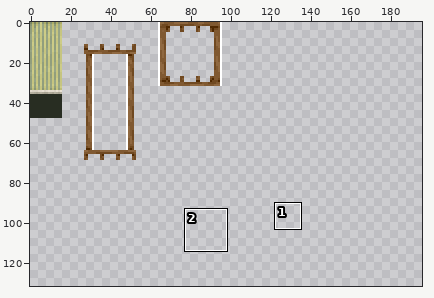
A sprite sheet gets an edit: tiles.png. Above, an overview of the earlier version with the close-up marked.
Close-up. First the earlier version:
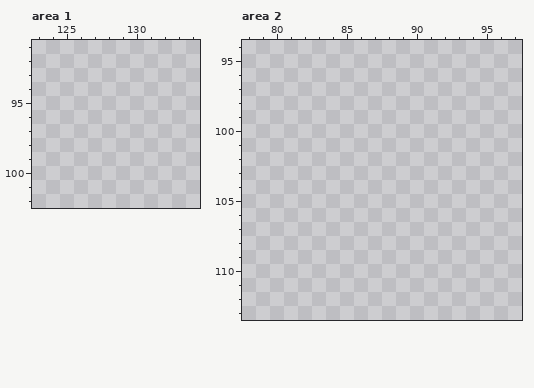
The file is 256x256 pixels. Colours within 5 levels of each other are drawn and written as one. Shown: area 1: x 123..134, y 91..102; area 2: x 78..97, y 94..113. The wide view leaves out empty margins. The commit also changed other parts of the picture, which this record leaves out.
Palette (. is transparent): 
The same view after the edit:
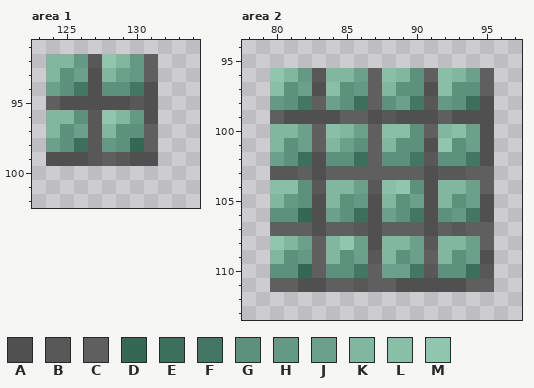
Colours new in this view: A #505050  B #585858  C #5f5f5f  D #346754  E #3c6f5c  F #437663  G #5c917c  H #649984  J #6ba08b  K #80b89f  L #88c0a7  M #8fc7ae
Diff:
Changed rows in their new state; - is an unchanged pixel.
Area 1:
first column x 124:
 92 KKHBMKHC
 93 KGJAKJHC
 94 JGFAGGFA
 95 CAAAAABA
 96 KKGBMKHA
 97 KGJBKGGC
 98 JGEBHGDC
 99 AAABCBAA
Area 2:
first column x 80:
 96 MKHBKKJCLKGCLKJC
 97 LGJALGHCKGGALGGC
 98 HGFCJGECGJFBHGEA
 99 CAAAACCABAAACAAA
100 KKJCLKJCLLGCKLJA
101 KGJCKJGCKGGAMGJA
102 JGEAGGECGGFBGGFA
103 BBCACCCCCCCABBCC
104 LLGBKKJBLMGAKKJC
105 KHGAKGHAKGJAKGJA
106 GGDAJGEAJGFAGHFA
107 CCCACCBACCCACBCC
108 MKJCKMJAKKJBKKJC
109 KGHCKGJBKGJCKGJA
110 GGDCGGFCJJFBGGEB
111 CCAACCBCCAAAAACC
Boxes around the changes in both close-ups, in picture pixels (x1, y1, x2, y2):
added: (46, 54, 158, 166)
added: (270, 68, 494, 292)
